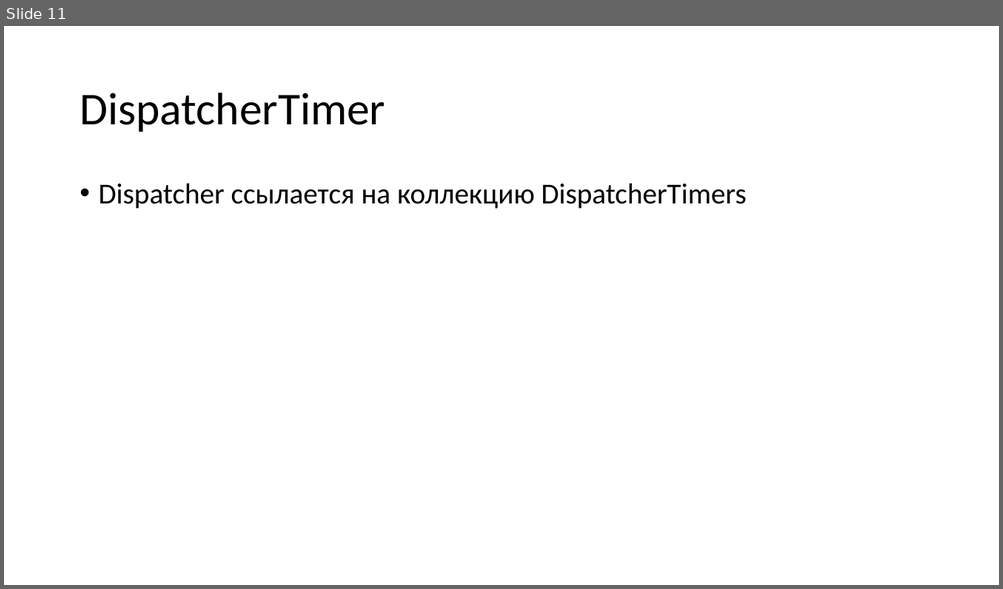
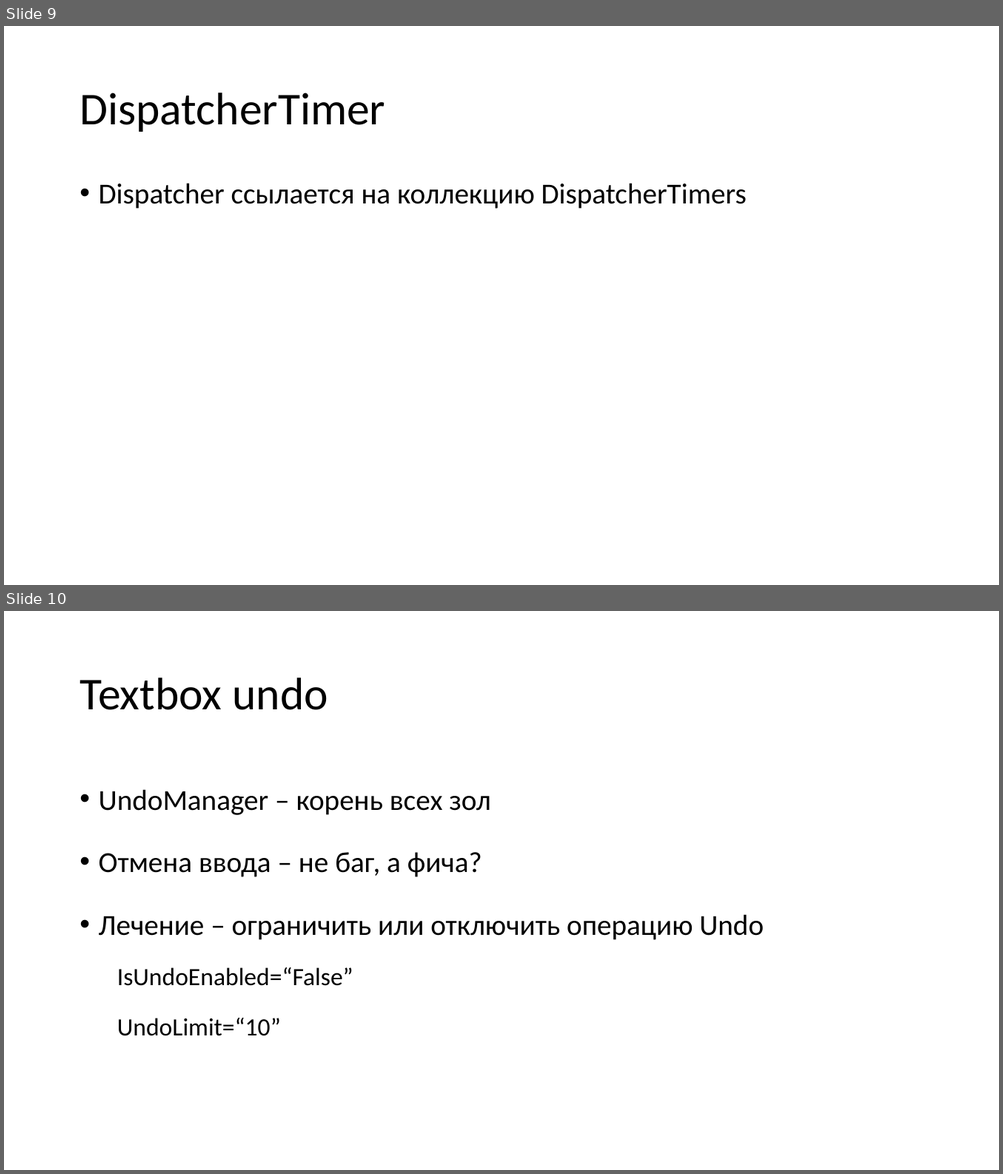
Before and after one commit to Talrandel/MemoryLeak, a slide deck: Утечки памяти.pptx. Shown one above the other, each under a label of ours: slide 11 before the commit, slides 9 and 10 after it. The pictures are 1003x589 and 1003x1174 pixels, drawn with LibreOffice and Linux fonts; fonts in the diff are those of the drawing. Boxes give left, top, right and bottom in pixels: in the first picture for what was removed or moved away, otherwise in the second. Text is boxed around its words. In the diff, an @@ line names an element or a change of style, - is before the commit and + after.

```diff
--- a/Утечки памяти.pptx
+++ b/Утечки памяти.pptx
@@ slide 10 added at bbox=[4, 611, 999, 1170], background #FFFFFF @@
@@ title added at bbox=[79, 678, 327, 710], 44 pt, text #000000 @@
+Textbox undo
@@ text added at bbox=[99, 789, 763, 1037], 28 pt, text #000000 @@
+• UndoManager – корень всех зол
+• Отмена ввода – не баг, а фича?
+• Лечение – ограничить или отключить операцию Undo
+  IsUndoEnabled=“False”
+  UndoLimit=“10”
@@ what was slide 11 is now slide 9 @@
```
Also in this commit, not shown: 1 slide changed, 4 other slides added, 6 slides removed.
